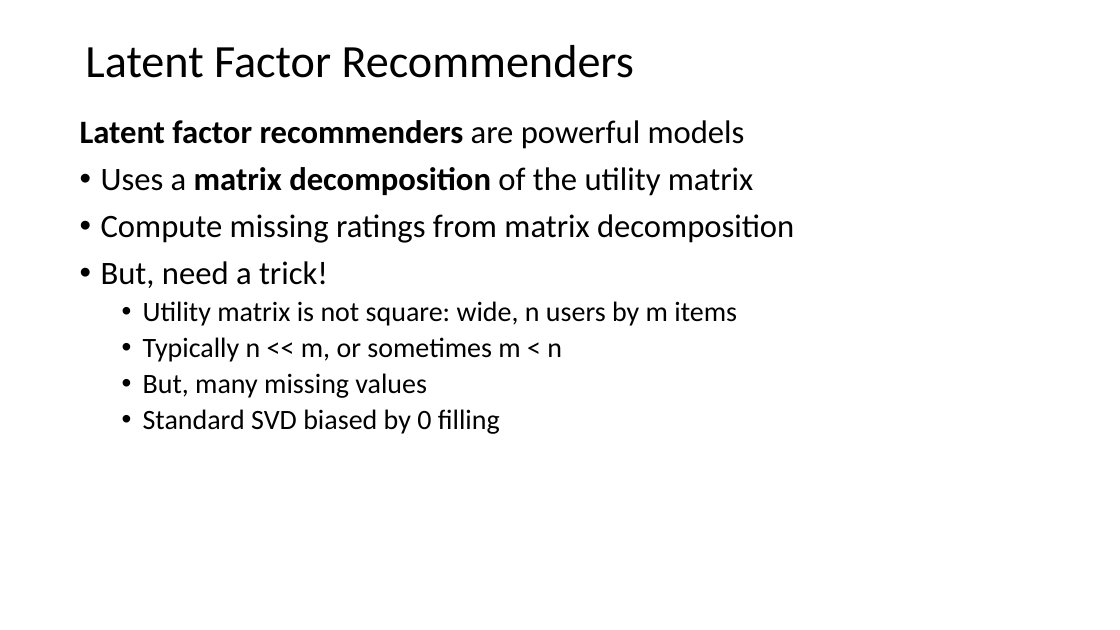
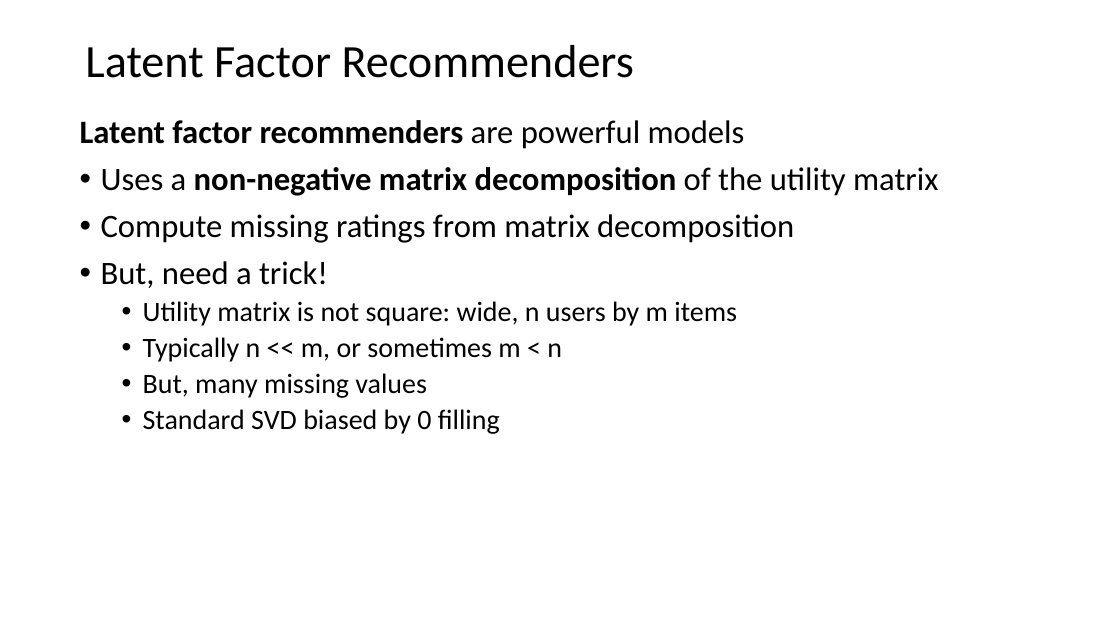
Before and after one commit to StephenElston/CSCI-E-108, a slide deck: slide 43 of slides/7_RecommenderSystems.pptx. Drawn at 1120x630 pixels with LibreOffice and Linux fonts; fonts in the diff are those of the drawing. Boxes give left, top, right and bottom in pixels: in the first picture for what was removed or moved away, otherwise in the second. Text is boxed around its words. In the diff, an @@ line names an element or a change of style, - is before the commit and + after.

Commit message:
Small improvements to math notation and corrected minor typos

```diff
--- a/slides/7_RecommenderSystems.pptx
+++ b/slides/7_RecommenderSystems.pptx
@@ text at (x1=101, y1=167, x2=938, y2=196): text changed; bold on @@
-• Uses a matrix decomposition of the utility matrix
+• Uses a non-negative matrix decomposition of the utility matrix
```
Also in this commit, not shown: 7 other slides changed.
